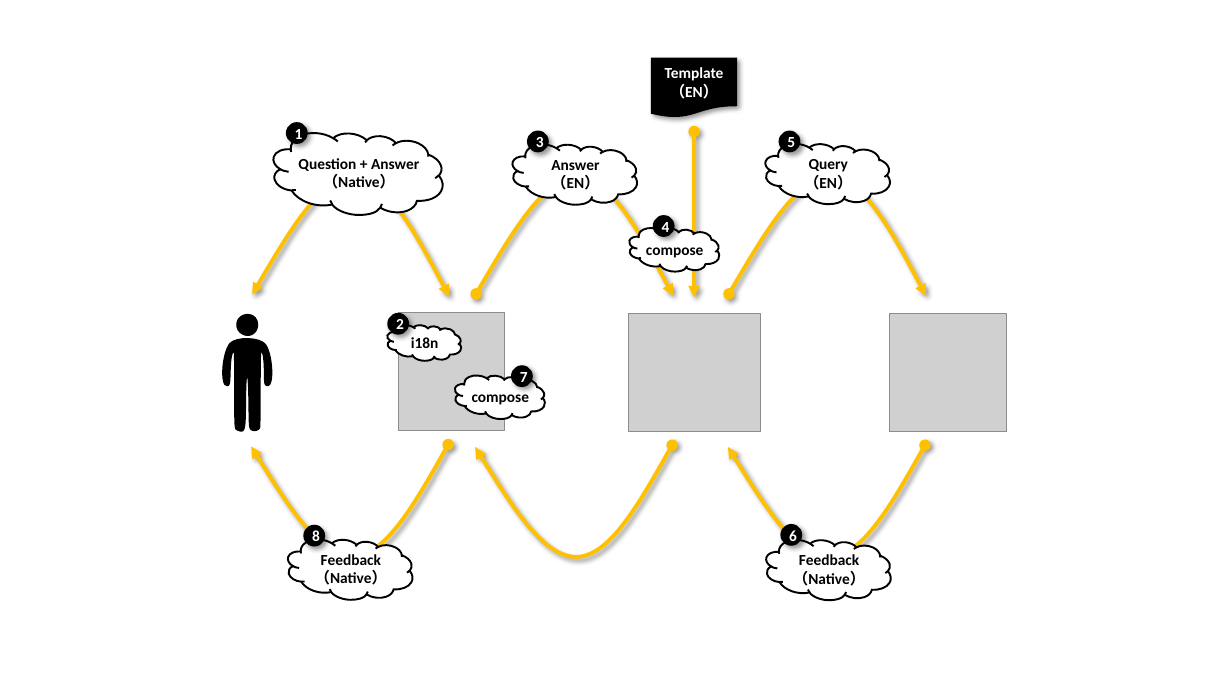
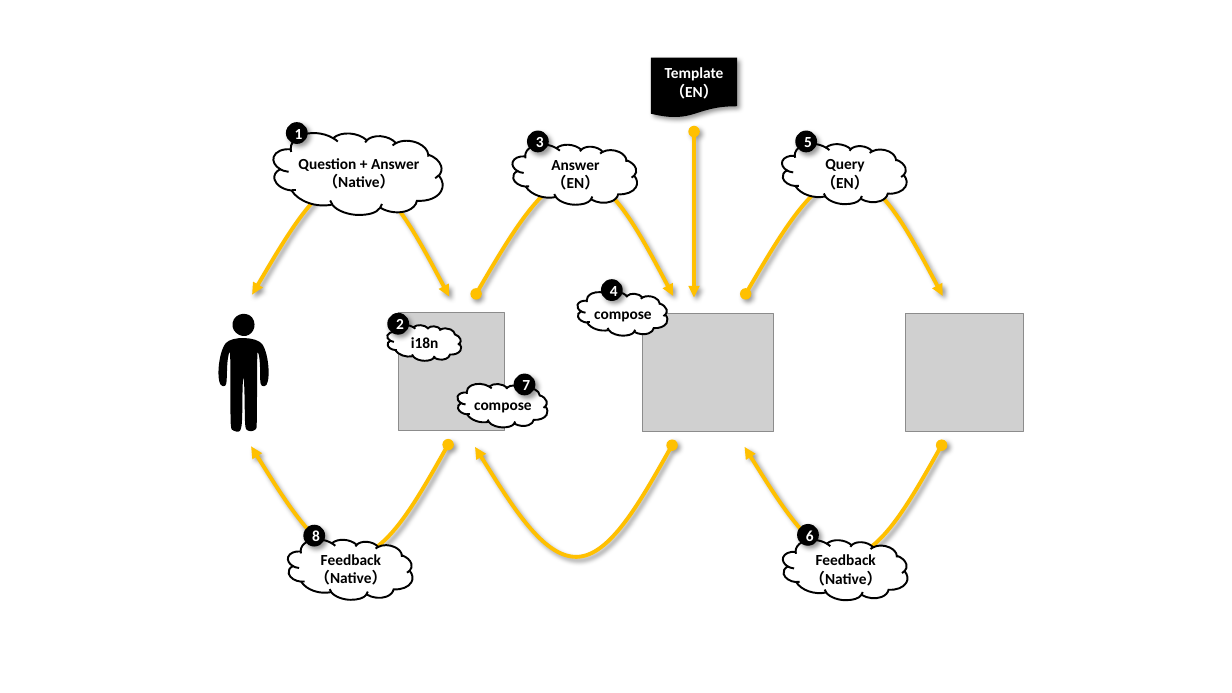
Before and after one commit to nakayama-kazuki/202x, a slide deck: slide 4 of pj-corridor.net/personalitytest/blog/pict.pptx. Drawn at 1232x693 pixels with LibreOffice and Linux fonts; fonts in the diff are those of the drawing; grey boxes stand for pictures. Boxes give left, top, right and bottom in pixels: in the first picture for what was removed or moved away, otherwise in the second. Text is boxed around its words. In the diff, an @@ line names an element or a change of style, - is before the commit and + after.

```diff
--- a/pj-corridor.net/personalitytest/blog/pict.pptx
+++ b/pj-corridor.net/personalitytest/blog/pict.pptx
@@ 1 text, 1 ellipse, 1 freeform shape: place and size @@
-1 text, 1 ellipse, 1 freeform shape at bbox=[626, 216, 723, 279]
+1 text, 1 ellipse, 1 freeform shape at bbox=[574, 280, 671, 343]
@@ freeform shape: place and size @@
-freeform shape at bbox=[222, 314, 272, 433]
+freeform shape at bbox=[218, 314, 268, 433]
@@ freeform shape: place and size @@
-freeform shape at bbox=[452, 368, 549, 426]
+freeform shape at bbox=[454, 376, 551, 434]
@@ ellipse "7": place and size @@
-ellipse "7" at bbox=[512, 366, 532, 386]
+ellipse "7" at bbox=[515, 374, 535, 395]
@@ text "compose": place and size @@
-text "compose" at bbox=[472, 389, 529, 405]
+text "compose" at bbox=[474, 397, 531, 413]
@@ 4 freeform shapes, 2 pictures, 2 ellipses, 1 text: place and size @@
-4 freeform shapes, 2 pictures, 2 ellipses, 1 text at bbox=[628, 131, 1006, 610]
+4 freeform shapes, 2 pictures, 2 ellipses, 1 text at bbox=[642, 131, 1023, 610]
@@ text "Feedback": place and size @@
-text "Feedback" at bbox=[793, 554, 865, 586]
+text "Feedback" at bbox=[810, 554, 882, 586]
```
Also in this commit, not shown: 1 slide added, 1 other file.
